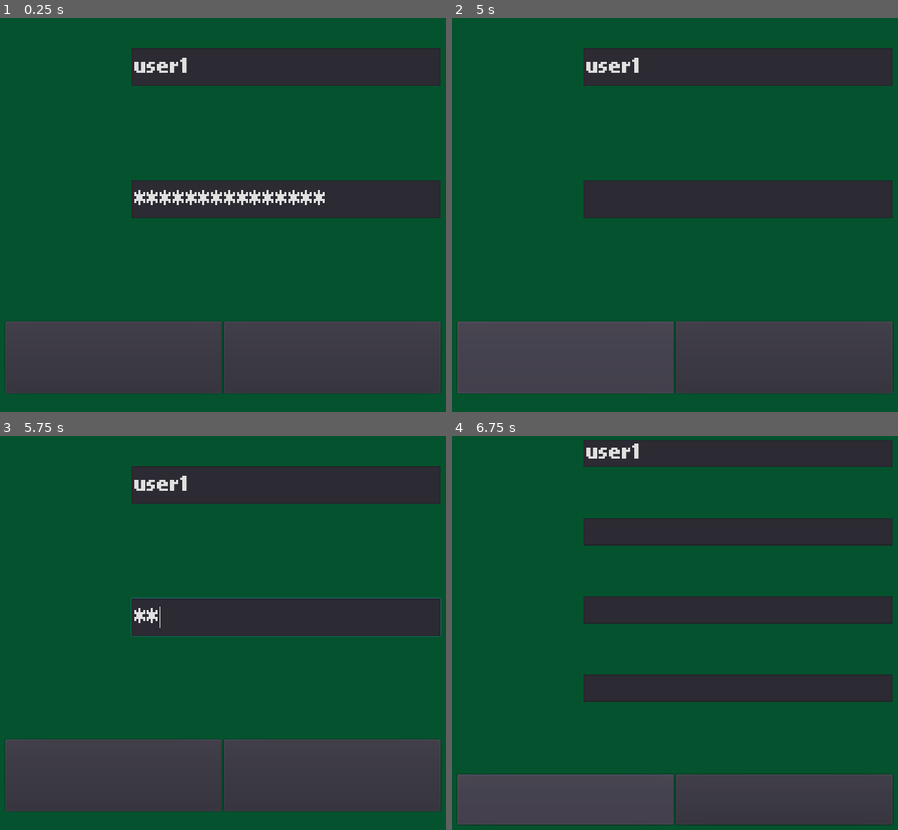
Above: before the commit, frames 1-4 (two rows, left to right).
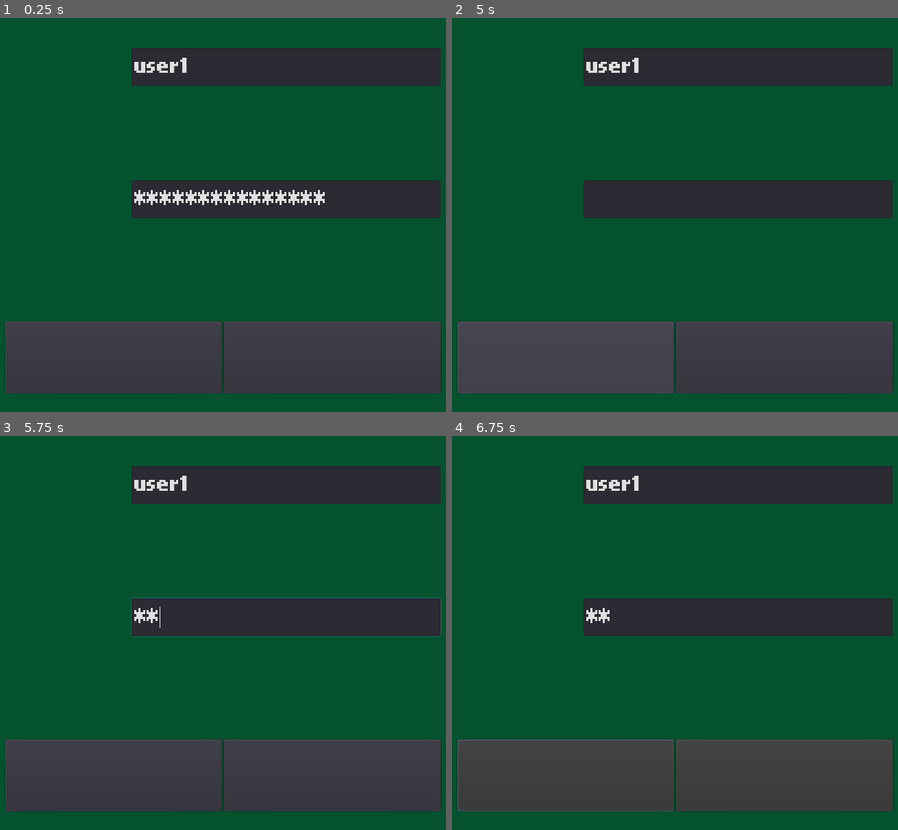
Above: after the commit, the same moments.

Repository: UPDCS192Group4/PusoyDosOnline
Game: Godot game, scene res://Login.tscn
Two runs of this game, one before a commit and one after it. Both use one fixed random seed, a clock stepped at 60 frames per second and the inputs below.
Inputs (mouse positions are in pixels of both pictures, inside the frame that each line leads up to):
- Up to frame 1 (0.25 s): no input
- Up to frame 2 (5 s): click "REGISTER" at 0.5 s; click (737, 112) at 1.27 s; type "12" at 1.35 s; click (737, 191) at 1.5 s; type "12" at 1.58 s; click (737, 270) at 1.73 s; type "12" at 1.82 s; click "REGISTER" at 2 s; click "REGISTER" at 2.75 s; click "REGISTER" at 3.5 s; click "BACK" at 4.25 s
- Up to frame 3 (5.75 s): click (285, 617) at 5.02 s; type "12" at 5.1 s
- Up to frame 4 (6.75 s): click "LOGIN" at 5.75 s; click (563, 774) at 6.5 s, where only the run before the commit has a clickable "REGISTER"

Frames 1-3 are identical in both runs. In frame 4, 36% of the frame differs, in the area x 1-99%, y 1-99%.
Error after the commit: Invalid get index 'access' (on base: 'Nil'). (res://Login.gd:124)

Commit message:
Working leaderboards - using existing leaderboards api call

Diff:
--- a/project/Leaderboards.gd
+++ b/project/Leaderboards.gd
@@ -6,25 +6,26 @@
 	_get_leaderboards()
 
 func _get_leaderboards():
-	print('part1')
 	var url = URLs.leaderboards
+	var headers = ['Content-Type: application/json', 'Authorization: Bearer '+URLs.access]
 	$LeaderboardsRequest.connect("request_completed", self, "_get_request_completed")
-	print('part2')
-	var error = $LeaderboardsRequest.request(url)
-	if error != OK:
+	var err = $LeaderboardsRequest.request(url, headers, false, HTTPClient.METHOD_GET)
+	if err != OK:
 		push_error("An error occurred when querying the leaderboards!")
 		$Error_message.show()
-	print('part3')
 
 func _on_Button_pressed():
 	yield(get_tree().create_timer(0.5), "timeout")
 	get_tree().change_scene("res://Home.tscn")
 
 func _get_request_completed(result,response_code,header,body):
-	print('part4')
 	var response = parse_json(body.get_string_from_utf8())
+	print(response)
 	var counter = 0
-	for i in response:
-		$boards.get_child(counter).get_node("name").text = i
-		$boards.get_child(counter).get_node("score").text = str(response[i])
+	for object in response.results:
+		print(object.username,object.rating)
+		if counter >= 3:
+			break
+		$boards.get_child(counter).get_node("name").text = object.username
+		$boards.get_child(counter).get_node("score").text = str(object.rating)
 		counter+=1
--- a/project/Login.gd
+++ b/project/Login.gd
@@ -120,11 +120,9 @@
 	print("Err code", err)
 
 func _on_LoginRequest_request_completed(result, response_code, headers, body):
-	print("RESPONSE:")
-	print("r", result, " c", response_code, " h", headers)
 	var json = JSON.parse(body.get_string_from_utf8())
-	print("b", json.result)
-	print()
+	URLs.access = json.result["access"]
+	URLs.refresh = json.result["refresh"]
 	if(response_code == 200):
 		AccountInfo.setToken(json.result["access"])
 		get_tree().change_scene_to(home_scene)
--- a/project/singletons/URLs.gd
+++ b/project/singletons/URLs.gd
@@ -4,8 +4,9 @@
 var register = url + "/api/register/"
 var login = url + "/api/token/"
 
-var leaderboards = url + "/leaderboards"
-
+var leaderboards = url + "/api/users/leaderboard"
+var access
+var refresh
 func _ready():
 	pass # Replace with function body.
 
